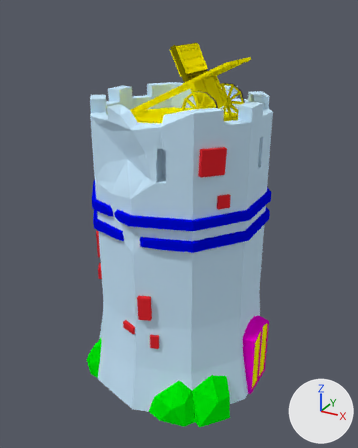
One commit to the Blender file Models/Hwacha Tower L1.blend: the scene before it, then after it.
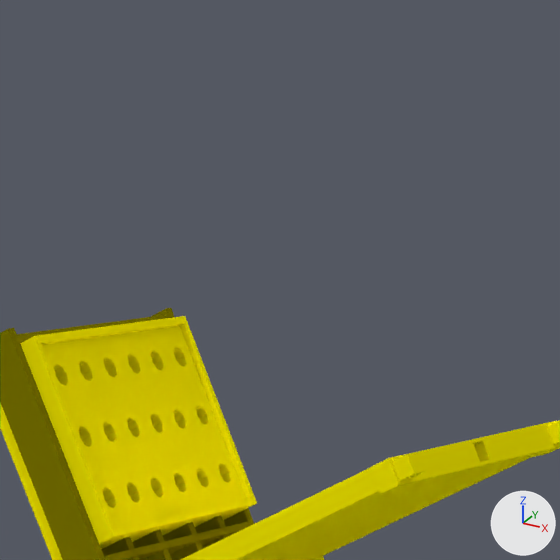
The first picture shows the older version from a 50 mm camera at (2.29, -4.17, 3.76) aimed at (0.02, -0.05, 1.7). The close-ups show both versions on the part from 48% to 70% of the width and 0% to 17% of the height of that picture; other places that the commit changed are outside them. Every picture has the same lights, and +X, +Y and +Z are marked at lower right.

Script lines for the objects in view, before the commit:
```python
me_cube = bpy.data.meshes.new('Cube')
me_cube.from_pydata(...)  # 1533 vertices, 1698 faces; spans x -0.598..0.598, y -0.315..0.315, z 0.0..0.706
# faces by material slot: [1363, 80, 255]
me_cube.materials.append(mat_light_wood)  # yellow #fff300
me_cube.materials.append(mat_metal)  # dark grey #4c4c4c
me_cube.materials.append(mat_dark_wood)  # yellow #7f7a00
ob_hwacha = bpy.data.objects.new('Hwacha', me_cube)
ob_hwacha.location = (0.0, 0.0, 2.753)
```
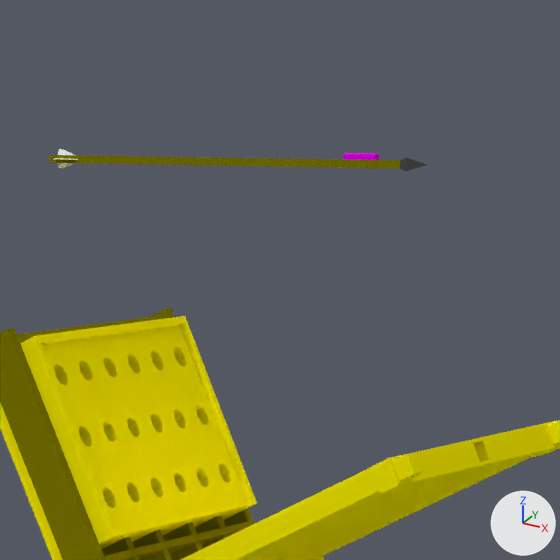
Location of each change, (x1, y1, x2, y2) in pixels of the close-ups (560 x 560 px):
'Arrow.000', added (yellow)
    after: (50, 149, 427, 171)
    faces in mat_dark_wood (yellow #7f7a00): (50, 155, 400, 168)
    faces in mat_rocket (pink #db00e7): (343, 153, 379, 160)
    faces in mat_metal (dark grey #4c4c4c): (400, 158, 427, 171)
    faces in mat_feathers (white #e7e7e7): (55, 149, 78, 168)

The change in detail:
Mesh me_cylinder_000 is new.
It has 47 vertices, 56 faces and spans x 0.0..0.493, y -0.012..0.009, z -0.01..0.011.
Faces by material slot: [6, 21, 17, 12].
It uses material mat_metal (dark grey #4c4c4c).
It uses material mat_dark_wood (yellow #7f7a00).
It uses material mat_rocket (pink #db00e7).
It uses material mat_feathers (white #e7e7e7).
Object 'Arrow.000' (ob_arrow_000) is new; it shows me_cylinder_000.
Its location is (0.0, 0.0, 3.637).
